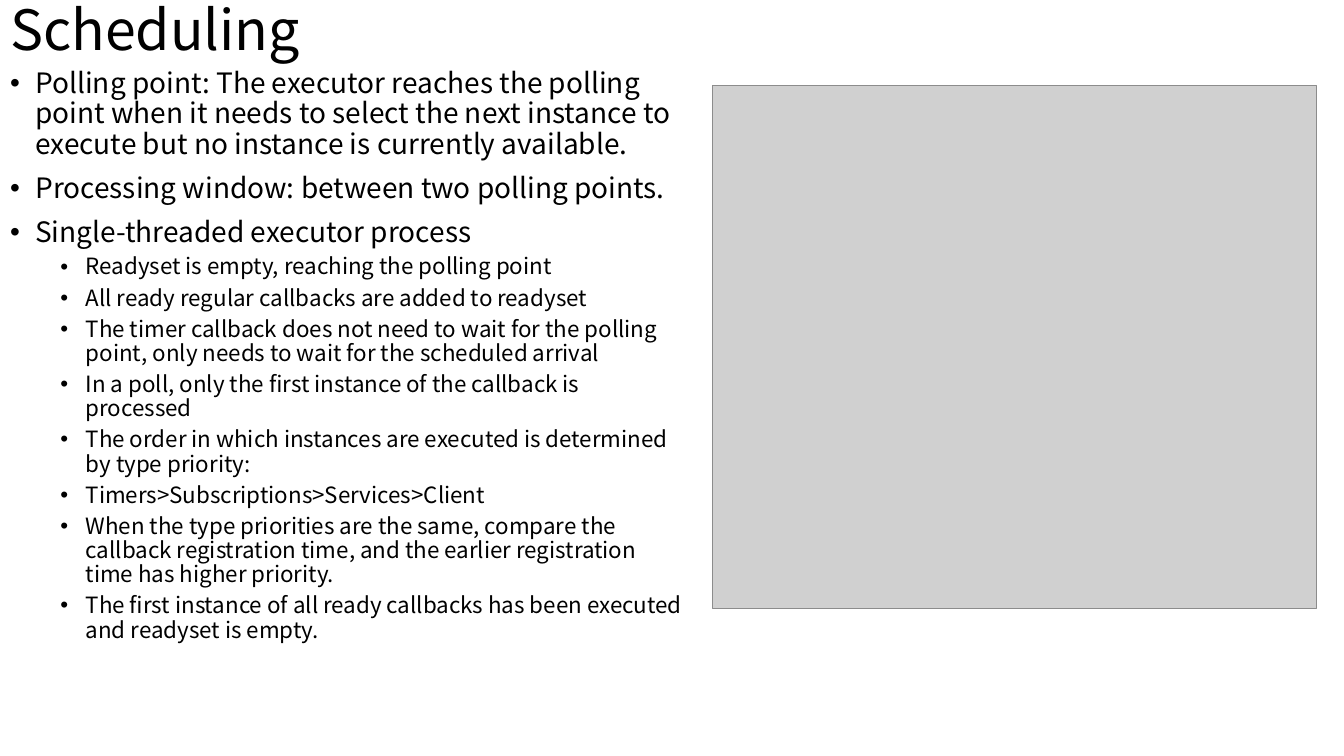
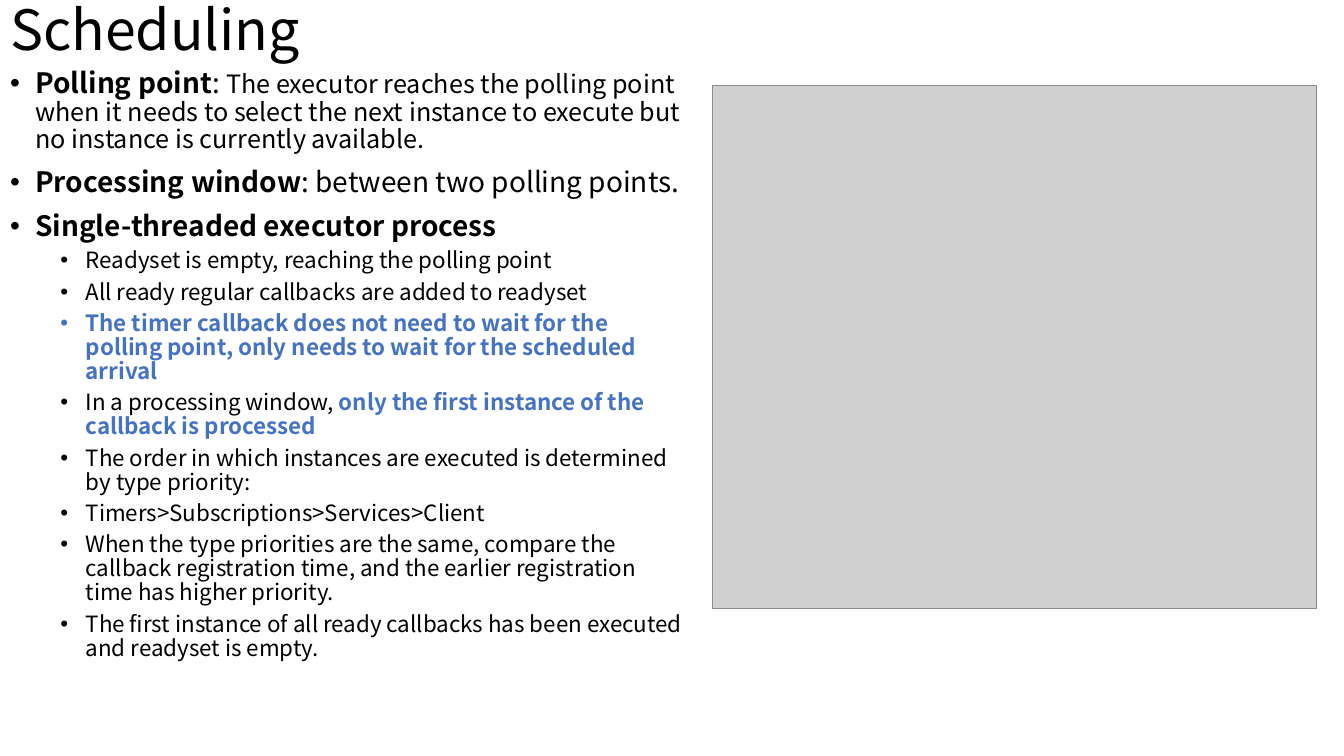
Before and after one commit to wsm6636/note, a slide deck: slide 3 of 06-ppt/discussion/0524.pptx. Drawn at 1344x756 pixels with LibreOffice and Linux fonts; fonts in the diff are those of the drawing; grey boxes stand for pictures. Boxes give left, top, right and bottom in pixels: in the first picture for what was removed or moved away, otherwise in the second. Text is boxed around its words. In the diff, an @@ line names an element or a change of style, - is before the commit and + after.

```diff
--- a/06-ppt/discussion/0524.pptx
+++ b/06-ppt/discussion/0524.pptx
@@ text at <box>35,70,680,380</box>: size 20 to 18 pt in "The executor reaches the polling point when ..."; bold on in "Polling point:", "Processing window:", "Single-threaded executor process", "The timer callback does not need to ..."; text colour #000000 to #4472C4 in "The timer callback does not need to ..." @@
@@ text at <box>86,392,645,439</box>: text changed; text colour #000000 to #4472C4; bold on @@
-  • In a poll, only the first instance of the callback is processed
+  • In a processing window, only the first instance of the callback is processed
```
Also in this commit, not shown: 1 other slide changed, 5 other files.
